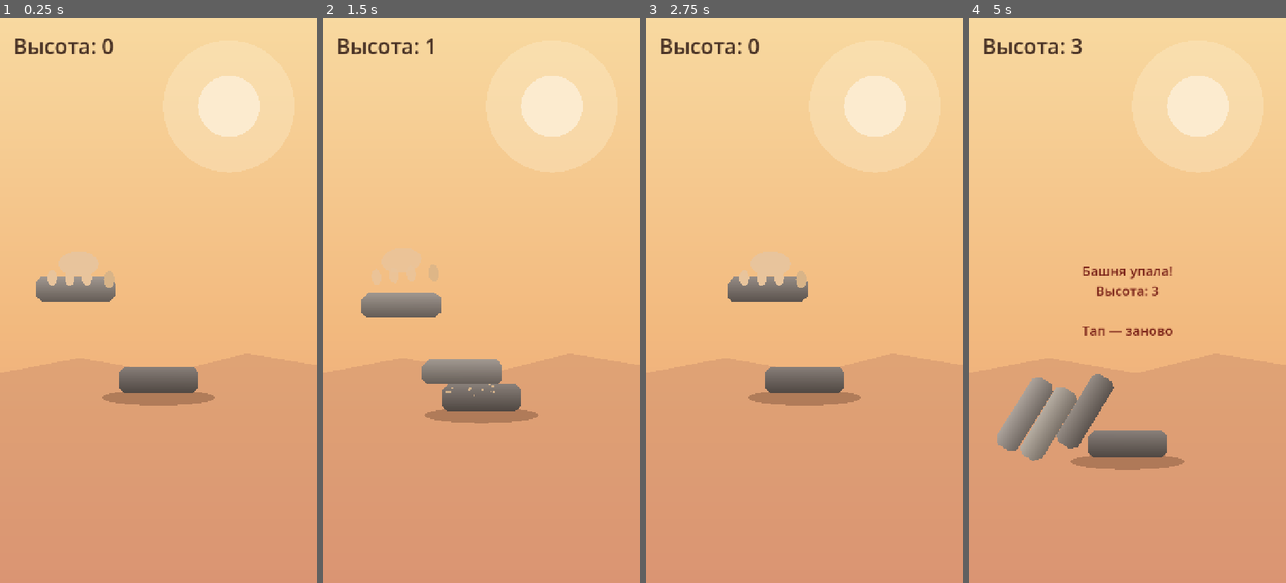
Above: before the commit, frames 1-4 (left to right).
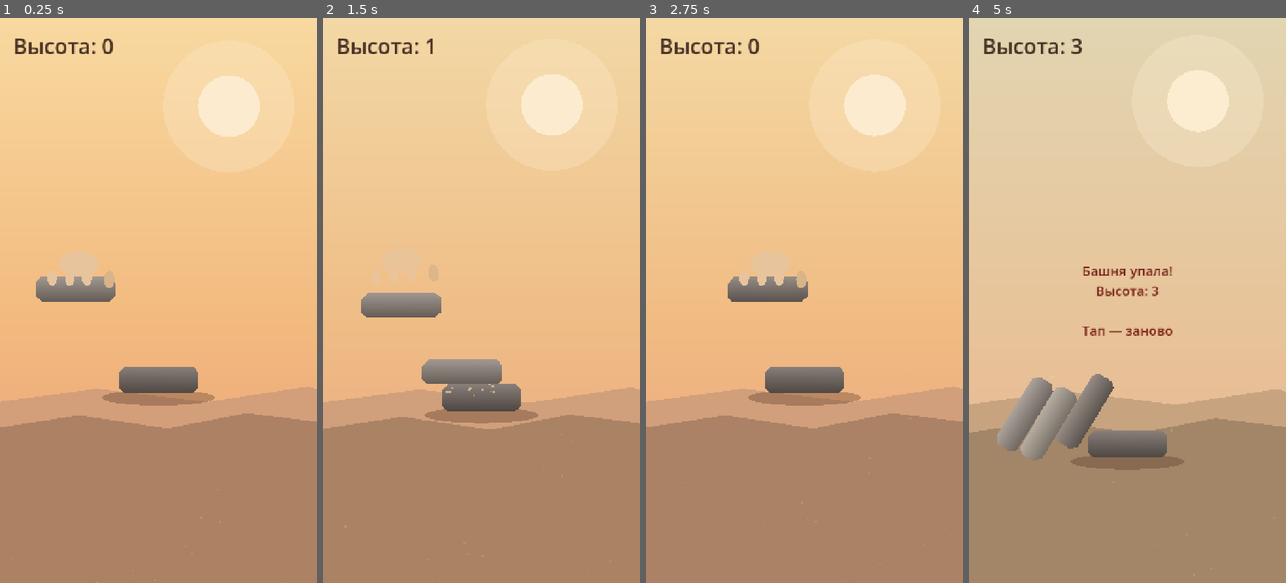
Above: after the commit, the same moments.

Repository: Babaika8/balance-tower
Game: Godot game, scene res://main.tscn
The game is run twice, just before and just after one commit, with the same random seed, the same clock (stepped at 60 frames per second) and the same inputs.
Inputs (mouse positions are in pixels of both pictures, inside the frame that each line leads up to):
- Up to frame 1 (0.25 s): no input
- Up to frame 2 (1.5 s): tap Enter at 0.5 s; move the mouse to (551, 272) at 0.52 s; click (551, 272) at 0.67 s; tap Space at 0.77 s; drag from (418, 328) to (465, 413) at 1.27 s
- Up to frame 3 (2.75 s): move the mouse to (836, 176) at 2.02 s; click (836, 176) at 2.17 s
- Up to frame 4 (5 s): drag from (1111, 413) to (1032, 215) at 2.77 s; move the mouse to (1222, 385) at 3.52 s; click (1222, 385) at 3.67 s; tap Space at 3.77 s; drag from (1032, 215) to (1079, 159) at 4.27 s

The runs differ from the first frame. In frame 1, 29% of the frame differs, in the area x 0-100%, y 70-100%; in frame 2, 29%; in frame 3, 29%; in frame 4, 51%, in the area x 0-100%, y 3-100%.

Commit message:
Atmosphere by height: sky cycles dawn->day->dusk->night with tower growth
- height-driven sky gradient, sun->moon, fading-in stars, recoloring
  parallax hill layers, drifting ambient motes (all code-drawn)
- _update_atmosphere() lerps palette by score; BT_SCORE debug preview hook

Co-Authored-By: Claude Opus 4.8 <noreply@anthropic.com>

Diff:
--- a/game.gd
+++ b/game.gd
@@ -42,6 +42,18 @@
 # drift: 0 = закреплён в мире (едет быстрее всех), 1 = следует за камерой (почти неподвижен).
 var bg_layers: Array = []
 var start_cam_y: float = 0.0
+
+# Атмосфера по высоте (режим без арта): меняющееся небо/солнце/звёзды/холмы.
+var atmo_active: bool = false
+var sky_grad: Gradient
+var sun_node: Polygon2D
+var halo_node: Polygon2D
+var stars_root: Node2D
+var hill_far: Polygon2D
+var hill_near: Polygon2D
+var hill_far_y: float = 0.0
+var hill_near_y: float = 0.0
+var motes: CPUParticles2D
 
 func _ready() -> void:
 	randomize()
@@ -65,6 +77,11 @@
 		carrier_dir = 0.0
 		if carrier:
 			carrier.position.x = base_x
+		# Дебаг: BT_SCORE=N — выставить высоту для превью фазы атмосферы.
+		if OS.get_environment("BT_SCORE") != "":
+			score = int(OS.get_environment("BT_SCORE"))
+			_atmo_p = float(score)
+			_update_score()
 		await get_tree().create_timer(0.5).timeout
 		var im0 := get_viewport().get_texture().get_image()
 		im0.save_png("/tmp/bt_shot.png")
@@ -124,18 +141,21 @@
 		_add_sky_life()
 		return
 
+	# «Тёплый рассвет» + атмосфера по высоте: небо меняет цвет рассвет→день→закат→ночь
+	# по мере роста башни, восходит/заходит солнце (→луна), проступают звёзды,
+	# холмы едут с параллаксом. Всё кодом, экранно-закреплено (фон далёкий).
 	var layer := CanvasLayer.new()
 	layer.layer = -10
 	add_child(layer)
 
-	var g := Gradient.new()
-	g.offsets = PackedFloat32Array([0.0, 0.55, 1.0])
-	g.colors = PackedColorArray([Color("F8D9A0"), Color("F2B97E"), Color("E89B79")])
+	sky_grad = Gradient.new()
+	sky_grad.offsets = PackedFloat32Array([0.0, 0.55, 1.0])
+	sky_grad.colors = PackedColorArray([Color("F8D9A0"), Color("F2B97E"), Color("E89B79")])
 	var tex := GradientTexture2D.new()
-	tex.gradient = g
+	tex.gradient = sky_grad
 	tex.fill_from = Vector2(0, 0)
 	tex.fill_to = Vector2(0, 1)
-	tex.width = int(BASE_W)
+	tex.width = 8
 	tex.height = int(BASE_H)
 	var sky := TextureRect.new()
 	sky.texture = tex
@@ -143,25 +163,113 @@
 	sky.set_anchors_and_offsets_preset(Control.PRESET_FULL_RECT)
 	layer.add_child(sky)
 
-	var halo := Polygon2D.new()
-	halo.polygon = _circle_polygon(150.0, 28)
-	halo.color = Color(0.99, 0.93, 0.81, 0.35)
-	halo.position = Vector2(520, 200)
-	layer.add_child(halo)
-	var sun := Polygon2D.new()
-	sun.polygon = _circle_polygon(70.0, 28)
-	sun.color = Color("FCEBCF")
-	sun.position = Vector2(520, 200)
-	layer.add_child(sun)
-
-	var hills := Polygon2D.new()
-	hills.polygon = PackedVector2Array([
-		Vector2(-80, 820), Vector2(180, 770), Vector2(380, 805),
-		Vector2(560, 760), Vector2(BASE_W + 80, 800),
-		Vector2(BASE_W + 80, BASE_H + 80), Vector2(-80, BASE_H + 80),
-	])
-	hills.color = Color(0.79, 0.55, 0.42, 0.45)
-	layer.add_child(hills)
+	# Звёзды (видны ночью — управляем общей прозрачностью).
+	stars_root = Node2D.new()
+	layer.add_child(stars_root)
+	for i in range(26):
+		var st := Polygon2D.new()
+		st.polygon = _circle_polygon(randf_range(1.6, 3.2), 7)
+		st.color = Color(1, 1, 1)
+		st.position = Vector2(randf_range(20, BASE_W - 20), randf_range(20, BASE_H * 0.6))
+		stars_root.add_child(st)
+		var d := randf_range(0.7, 1.7)
+		var tw := st.create_tween().set_loops()
+		tw.tween_property(st, "modulate:a", 0.25, d).set_trans(Tween.TRANS_SINE)
+		tw.tween_property(st, "modulate:a", 1.0, d).set_trans(Tween.TRANS_SINE)
+	stars_root.modulate.a = 0.0
+
+	halo_node = Polygon2D.new()
+	halo_node.polygon = _circle_polygon(150.0, 28)
+	halo_node.color = Color(0.99, 0.93, 0.81, 0.35)
+	halo_node.position = Vector2(520, 200)
+	layer.add_child(halo_node)
+	sun_node = Polygon2D.new()
+	sun_node.polygon = _circle_polygon(70.0, 28)
+	sun_node.color = Color("FCEBCF")
+	sun_node.position = Vector2(520, 200)
+	layer.add_child(sun_node)
+
+	# Два слоя холмов (дальний/ближний) для параллакса при подъёме.
+	hill_far = _make_hill([Vector2(-80, 880), Vector2(220, 840), Vector2(470, 870),
+			Vector2(700, 835), Vector2(BASE_W + 80, 865)], Color(0.83, 0.62, 0.48))
+	layer.add_child(hill_far)
+	hill_near = _make_hill([Vector2(-80, 940), Vector2(180, 900), Vector2(380, 930),
+			Vector2(560, 895), Vector2(BASE_W + 80, 925)], Color(0.74, 0.50, 0.38))
+	layer.add_child(hill_near)
+	hill_far_y = hill_far.position.y
+	hill_near_y = hill_near.position.y
+
+	# Лёгкие частицы-пылинки, медленно плывут вверх.
+	motes = CPUParticles2D.new()
+	motes.amount = 22
+	motes.lifetime = 7.0
+	motes.preprocess = 4.0
+	motes.position = Vector2(BASE_W / 2.0, BASE_H + 20)
+	motes.emission_shape = CPUParticles2D.EMISSION_SHAPE_RECTANGLE
+	motes.emission_rect_extents = Vector2(BASE_W / 2.0, 10)
+	motes.direction = Vector2(0, -1)
+	motes.spread = 18.0
+	motes.gravity = Vector2(8, -16)
+	motes.initial_velocity_min = 10.0
+	motes.initial_velocity_max = 26.0
+	motes.scale_amount_min = 2.0
+	motes.scale_amount_max = 4.0
+	motes.color = Color(1, 1, 1, 0.18)
+	layer.add_child(motes)
+
+	atmo_active = true
+	_update_atmosphere()
+
+func _make_hill(pts: Array, col: Color) -> Polygon2D:
+	var poly := PackedVector2Array(pts)
+	poly.append(Vector2(BASE_W + 80, BASE_H + 200))
+	poly.append(Vector2(-80, BASE_H + 200))
+	var h := Polygon2D.new()
+	h.polygon = poly
+	h.color = col
+	return h
+
+# Палитра атмосферы по фазам (порог по счёту): рассвет→день→закат→ночь.
+# Каждая фаза: [score, top, mid, bot, sun, sun_y, ground, star_a]
+func _atmo_phases() -> Array:
+	return [
+		[0.0,  Color("F8D9A0"), Color("F2B97E"), Color("E89B79"), Color("FCEBCF"), 200.0, Color(0.83, 0.62, 0.48), 0.0],
+		[10.0, Color("9CC9E8"), Color("C7E2EC"), Color("E6EFDD"), Color("FFF7DA"), 150.0, Color(0.64, 0.72, 0.56), 0.0],
+		[20.0, Color("66689E"), Color("D98E72"), Color("F0A86E"), Color("FF9A5A"), 320.0, Color(0.52, 0.40, 0.50), 0.18],
+		[30.0, Color("161E3A"), Color("273056"), Color("433F66"), Color("E7E9F6"), 190.0, Color(0.20, 0.20, 0.34), 1.0],
+	]
+
+# Плавно смешиваем небо/солнце/холмы/звёзды по текущей высоте башни.
+var _atmo_p: float = 0.0
+func _update_atmosphere() -> void:
+	if not atmo_active:
+		return
+	var phases := _atmo_phases()
+	var target: float = clampf(float(score), 0.0, phases[phases.size() - 1][0])
+	_atmo_p = lerp(_atmo_p, target, 0.04)
+	# Найти сегмент фаз.
+	var i := 0
+	while i < phases.size() - 2 and _atmo_p > phases[i + 1][0]:
+		i += 1
+	var a: Array = phases[i]
+	var b: Array = phases[i + 1]
+	var f: float = clampf((_atmo_p - a[0]) / maxf(1.0, b[0] - a[0]), 0.0, 1.0)
+	sky_grad.colors = PackedColorArray([a[1].lerp(b[1], f), a[2].lerp(b[2], f), a[3].lerp(b[3], f)])
+	var suncol: Color = a[4].lerp(b[4], f)
+	sun_node.color = suncol
+	sun_node.position.y = lerp(float(a[5]), float(b[5]), f)
+	halo_node.position.y = sun_node.position.y
+	halo_node.color = Color(suncol.r, suncol.g, suncol.b, 0.30)
+	var ground: Color = a[6].lerp(b[6], f)
+	hill_far.color = ground
+	hill_near.color = ground.darkened(0.18)
+	stars_root.modulate.a = lerp(float(a[7]), float(b[7]), f)
+	motes.color = Color(suncol.r, suncol.g, suncol.b, 0.16)
+	# Параллакс холмов при подъёме камеры.
+	if camera:
+		var climb: float = start_cam_y - camera.position.y
+		hill_far.position.y = hill_far_y + climb * 0.04
+		hill_near.position.y = hill_near_y + climb * 0.08
 
 func _add_bg_layer(tex: Texture2D, z: int, drift: float, bottom_y: float, mode: String, scale: float, sway: bool) -> Sprite2D:
 	var sp := Sprite2D.new()
@@ -414,6 +522,7 @@
 		var target_y := top_y - 150.0
 		camera.position.y = lerp(camera.position.y, target_y, clamp(delta * 3.0, 0.0, 1.0))
 	_update_parallax()
+	_update_atmosphere()
 
 func _physics_process(_delta: float) -> void:
 	if state == State.GAME_OVER:
